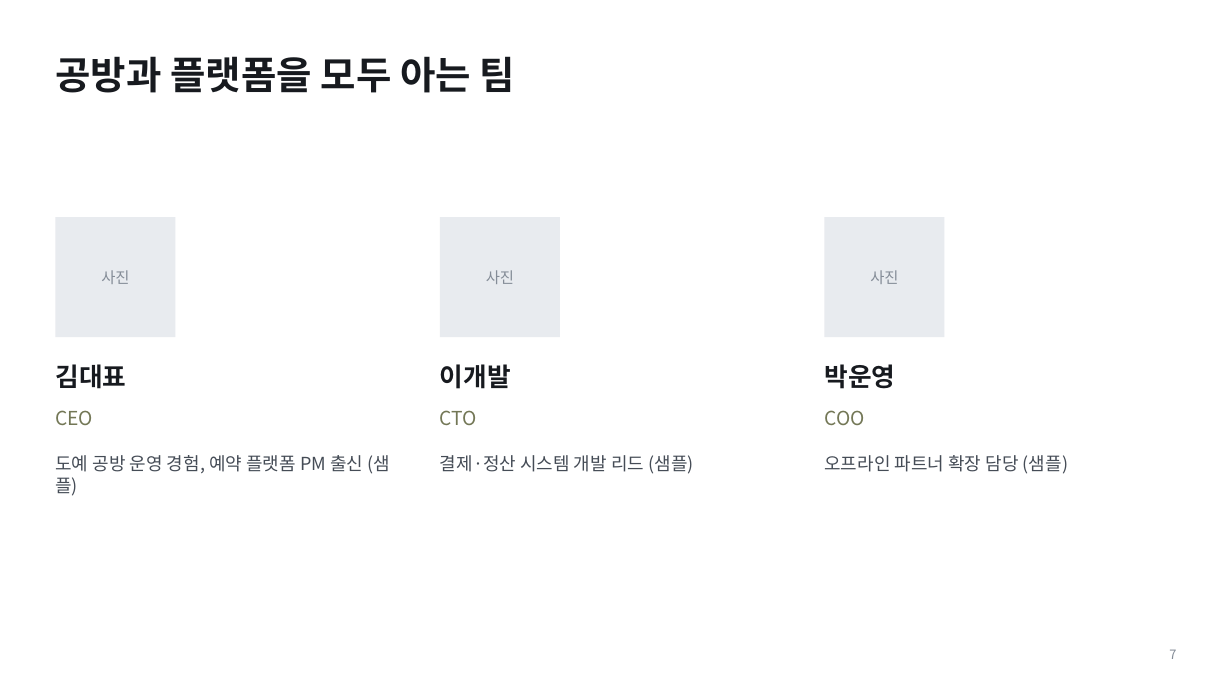
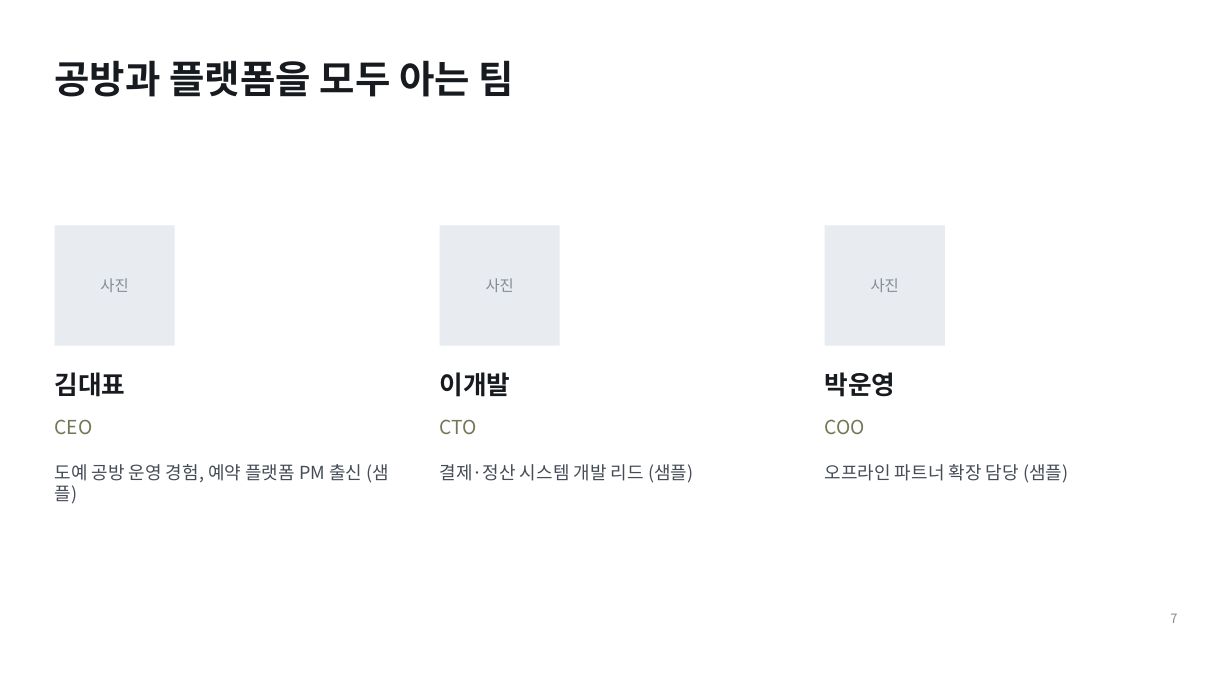
Before and after one commit to pck9880-sys/claude-design, a slide deck: slide 7 of output/ir-sample/deck.pptx. Drawn at 1232x693 pixels with LibreOffice and Linux fonts; fonts in the diff are those of the drawing. Boxes give left, top, right and bottom in pixels: in the first picture for what was removed or moved away, otherwise in the second. Text is boxed around its words. In the diff, an @@ line names an element or a change of style, - is before the commit and + after.

```diff
--- a/output/ir-sample/deck.pptx
+++ b/output/ir-sample/deck.pptx
@@ text "공방과 플랫폼을 모두 아는 팀": place and size @@
-text "공방과 플랫폼을 모두 아는 팀" at [55, 56, 515, 93]
+text "공방과 플랫폼을 모두 아는 팀" at [55, 60, 514, 97]
@@ 9 texts, 3 rectangles: place and size @@
-9 texts, 3 rectangles at [55, 217, 945, 425]
+9 texts, 3 rectangles at [55, 226, 945, 434]
@@ text "도예 공방 운영 경험, 예약 ...": place and size @@
-text "도예 공방 운영 경험, 예약 ..." at [55, 455, 390, 496]
+text "도예 공방 운영 경험, 예약 ..." at [55, 464, 390, 504]
@@ text "결제·정산 시스템 개발 리드 (샘플)": place and size @@
-text "결제·정산 시스템 개발 리드 (샘플)" at [440, 455, 693, 474]
+text "결제·정산 시스템 개발 리드 (샘플)" at [440, 464, 693, 483]
@@ text "오프라인 파트너 확장 담당 (샘플)": place and size @@
-text "오프라인 파트너 확장 담당 (샘플)" at [824, 455, 1068, 474]
+text "오프라인 파트너 확장 담당 (샘플)" at [825, 464, 1068, 483]
@@ text "7": place and size @@
-text "7" at [1169, 649, 1176, 659]
+text "7" at [1170, 613, 1177, 623]
```
Also in this commit, not shown: 8 other slides changed, 21 other files.
